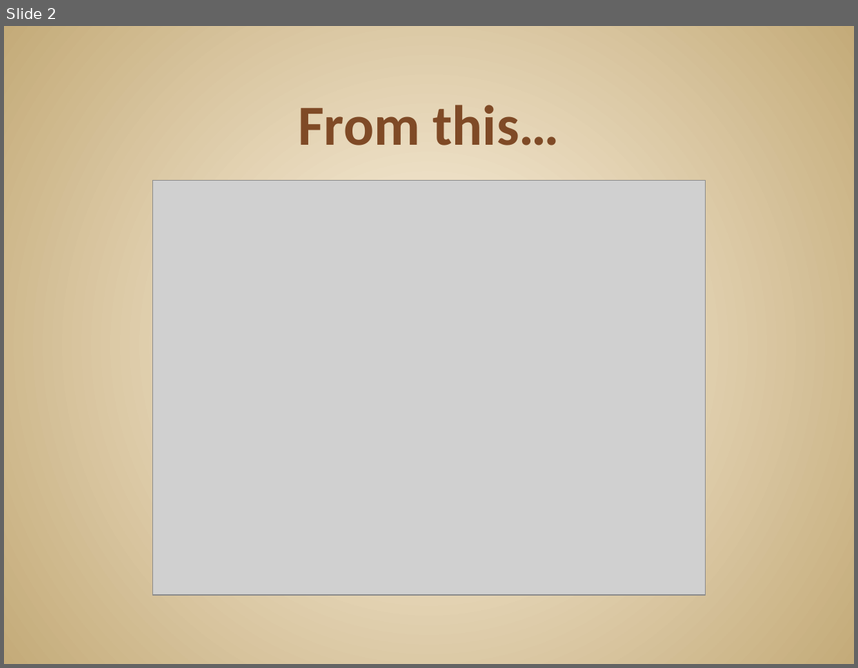
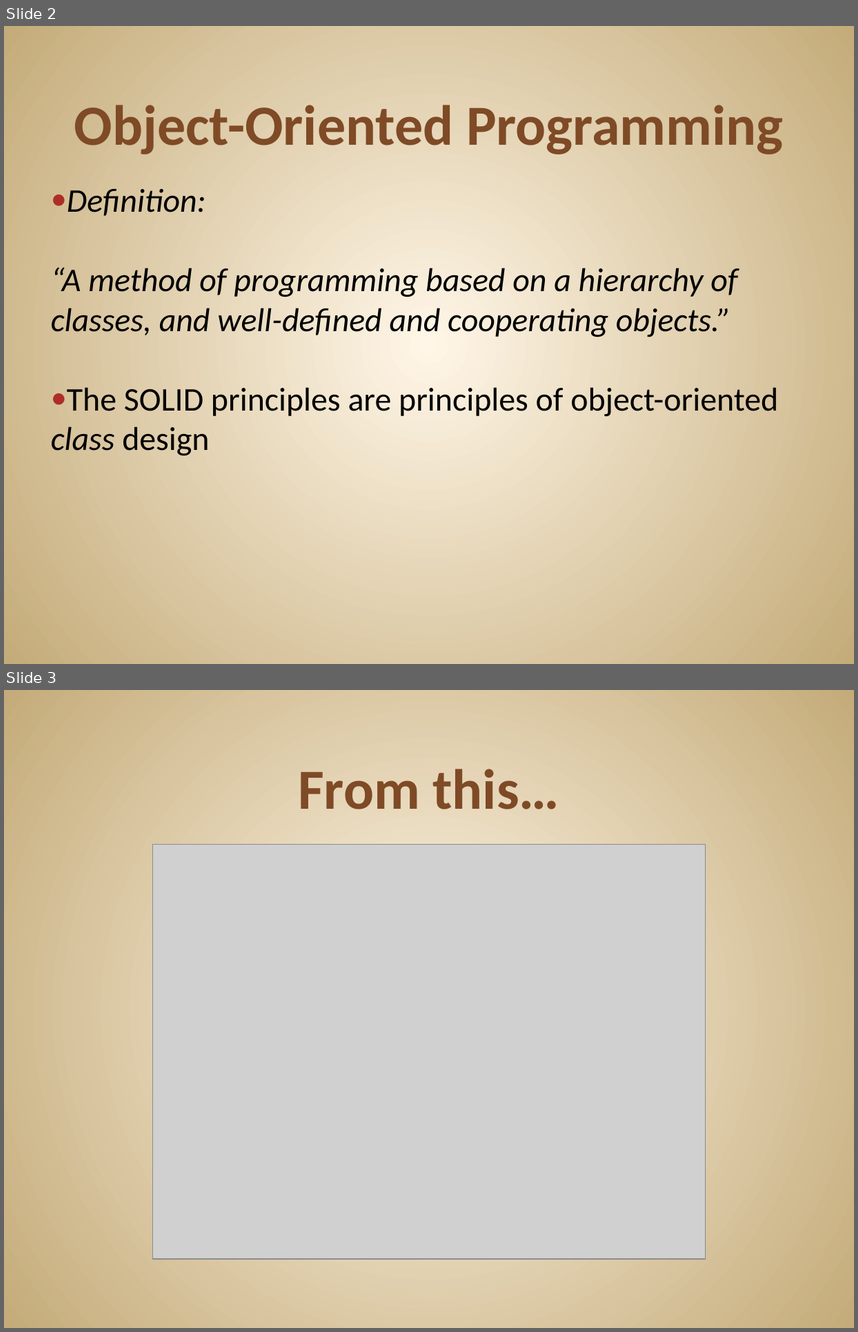
Before and after one commit to JonKruger/solid-principles, a slide deck: SOLID Software Design Principles - without small methods.pptx. Shown one above the other, each under a label of ours: slide 2 before the commit, slides 2 and 3 after it. The pictures are 858x668 and 858x1332 pixels, drawn with LibreOffice and Linux fonts; fonts in the diff are those of the drawing; grey boxes stand for pictures. Boxes give left, top, right and bottom in pixels: in the first picture for what was removed or moved away, otherwise in the second. Text is boxed around its words. In the diff, an @@ line names an element or a change of style, - is before the commit and + after.

```diff
--- a/SOLID Software Design Principles - without small methods.pptx
+++ b/SOLID Software Design Principles - without small methods.pptx
@@ slide 2 added at <box>4,26,854,664</box>, background gradient #FFF7E8 to #C4AA7A @@
@@ title added at <box>74,105,783,154</box>, 48 pt, text #804B26, bold @@
+Object-Oriented Programming
@@ text added at <box>51,189,778,456</box>, 28 pt, text #000000, italic @@
+● Definition:
+  “A method of programming based on a hierarchy of classes, and well-defined and cooperating objects.”
+● The SOLID principles are principles of object-oriented class design
@@ what was slide 2 is now slide 3 @@
```
Also in this commit, not shown: 3 slides changed, 2 other files.
